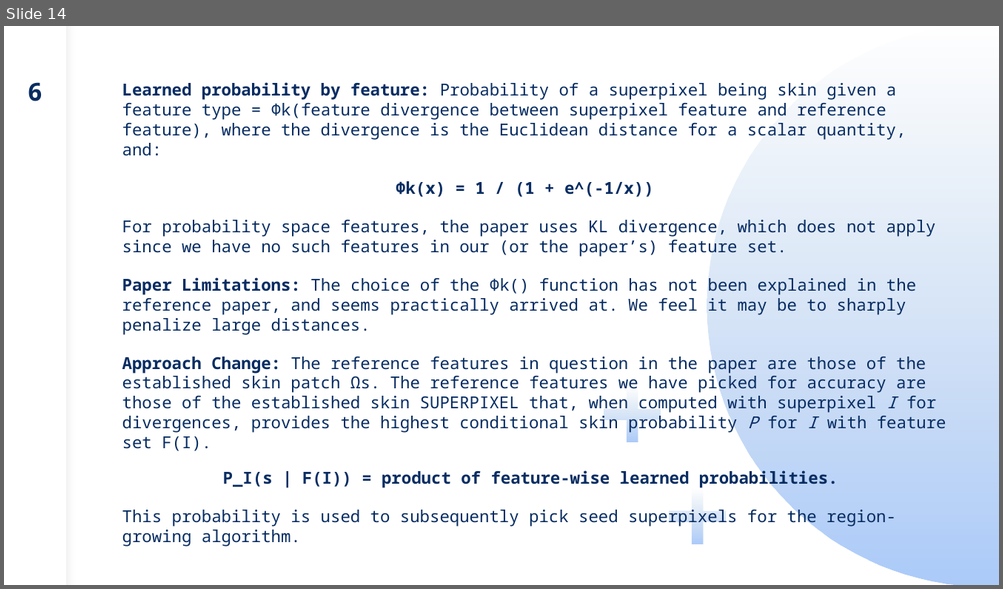
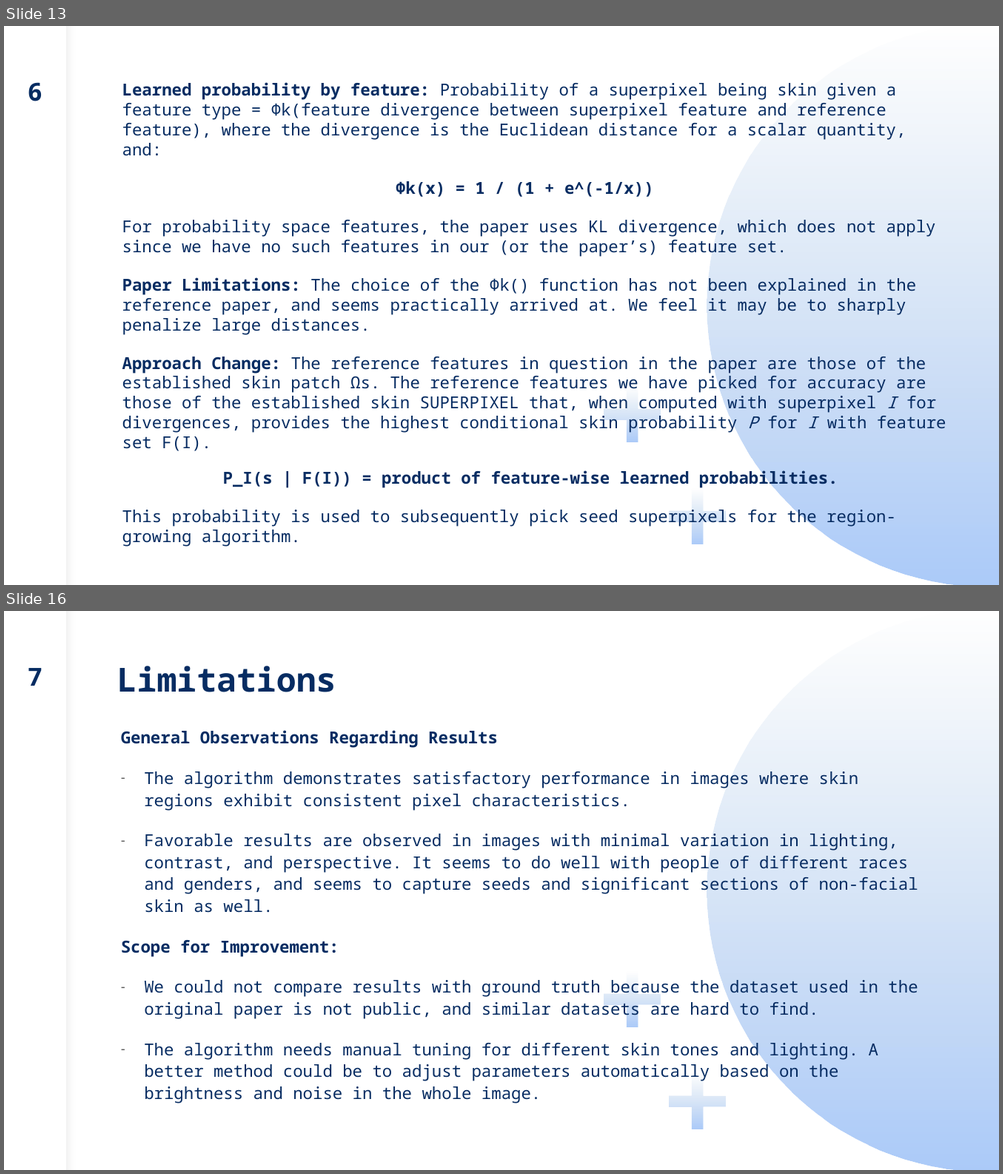
Before and after one commit to icingtea/skin_detection, a slide deck: presentation.pptx. Shown one above the other, each under a label of ours: slide 14 before the commit, slides 13 and 16 after it; the slides between them are not shown. The pictures are 1003x589 and 1003x1174 pixels, drawn with LibreOffice and Linux fonts; fonts in the diff are those of the drawing. Boxes give left, top, right and bottom in pixels: in the first picture for what was removed or moved away, otherwise in the second. Text is boxed around its words. In the diff, an @@ line names an element or a change of style, - is before the commit and + after.

```diff
--- a/presentation.pptx
+++ b/presentation.pptx
@@ slide 16 added at (4, 611, 999, 1170), background #FFFFFF; not listed: 4 template elements that a slide beside it also shows @@
@@ text added at (28, 668, 42, 686), 24 pt, text #072C62, bold @@
+7
@@ title added at (117, 666, 336, 692), 32 pt, text #072C62, bold @@
+Limitations
@@ text added at (121, 730, 918, 1103), 16 pt, text #072C62 @@
+General Observations Regarding Results
+– The algorithm demonstrates satisfactory performance in images where skin regions exhibit consistent pixel characteristics.
+– Favorable results are observed in images with minimal variation in lighting, contrast, and perspective. It seems to do well with people of different races and genders, and seems to capture seeds and significant sections of non-facial skin as well.
+Scope for Improvement:
+– We could not compare results with ground truth because the dataset used in the original paper is not public, and similar datasets are hard to find.
+– The algorithm needs manual tuning for different skin tones and lighting. A better method could be to adjust parameters automatically based on the brightness and noise in the whole image.
@@ what was slide 14 is now slide 13 @@
```
Also in this commit, not shown: 1 slide changed, 7 other slides added, 1 slide removed.
